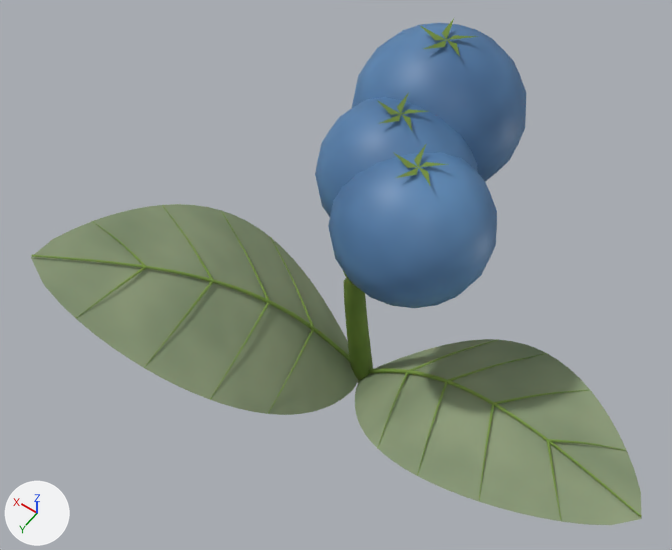
The Blender file models/items/plants/herbs/blue_birdsberry_9002.blend as it was, and as the next commit left it.
Camera for both pictures: a 50 mm lens placed at (-0.102, 0.161, 0.315), pointed at (0.006, 0.009, 0.077). Every picture has the same lights, and +X, +Y and +Z are marked at lower left. The first picture is the older version.

Objects in the first picture: 'Herb'.
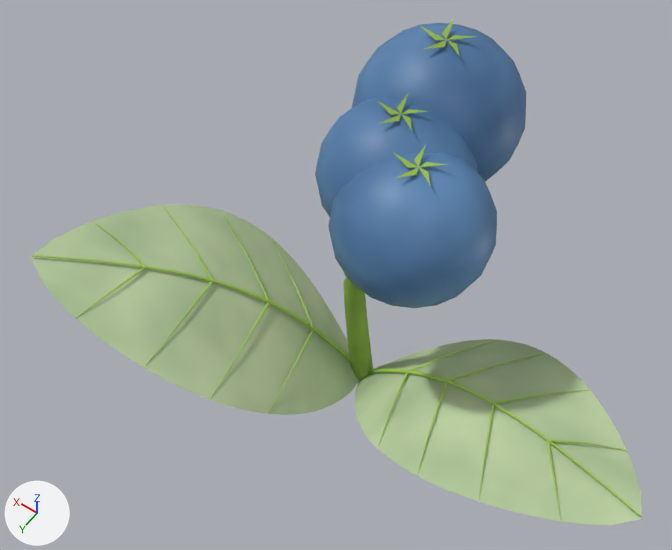
The change, as a diff of the scene's bpy script:
```diff
--- a/models/items/plants/herbs/blue_birdsberry_9002.blend.py
+++ b/models/items/plants/herbs/blue_birdsberry_9002.blend.py
@@ mat_grey_green @@
 n3 = _N.new('ShaderNodeValToRGB'); n3.name = 'Color Ramp'
 while len(n3.color_ramp.elements) > 1: n3.color_ramp.elements.remove(n3.color_ramp.elements[-1])
-n3.color_ramp.elements[0].position = 0.0; n3.color_ramp.elements[0].color = (0.13, 0.19, 0.1, 1.0)
-_e = n3.color_ramp.elements.new(1.0); _e.color = (0.36, 0.43, 0.25, 1.0)
+n3.color_ramp.elements[0].position = 0.0; n3.color_ramp.elements[0].color = (0.247, 0.361, 0.19, 1.0)
+_e = n3.color_ramp.elements.new(1.0); _e.color = (0.684, 0.817, 0.475, 1.0)
 _L.new(n0.outputs[0], n1.inputs[0])  # 'BSDF' to 'Surface'
```

Pixel boxes (x1, y1, x2, y2) of what changed, in the pictures (672 x 550 px):
'Herb', recoloured (lighter)
    both: (31, 19, 642, 525)
